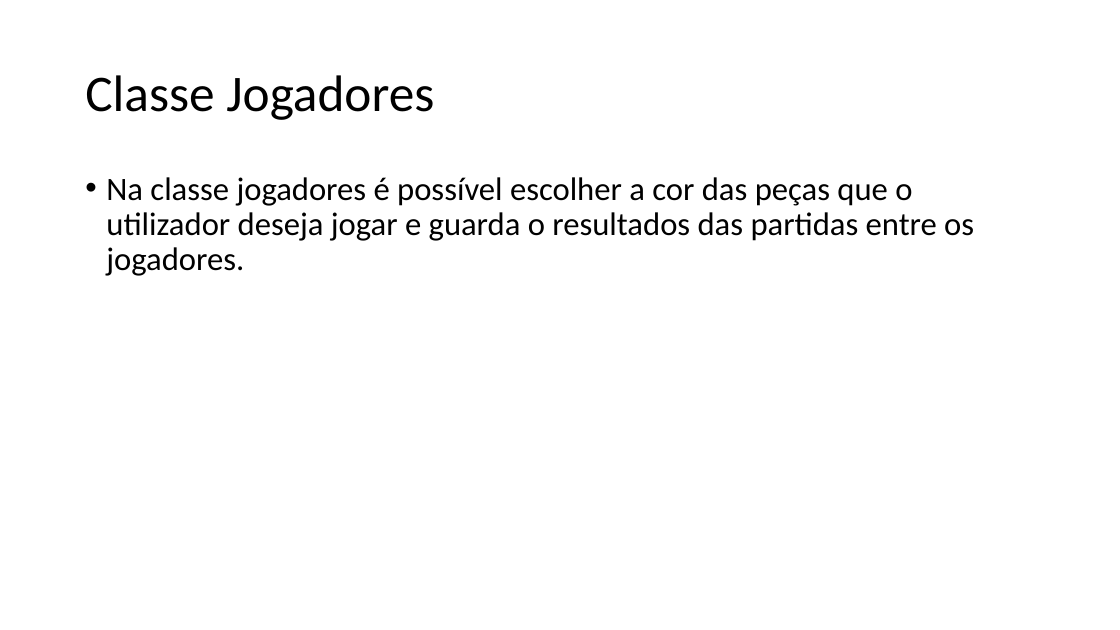
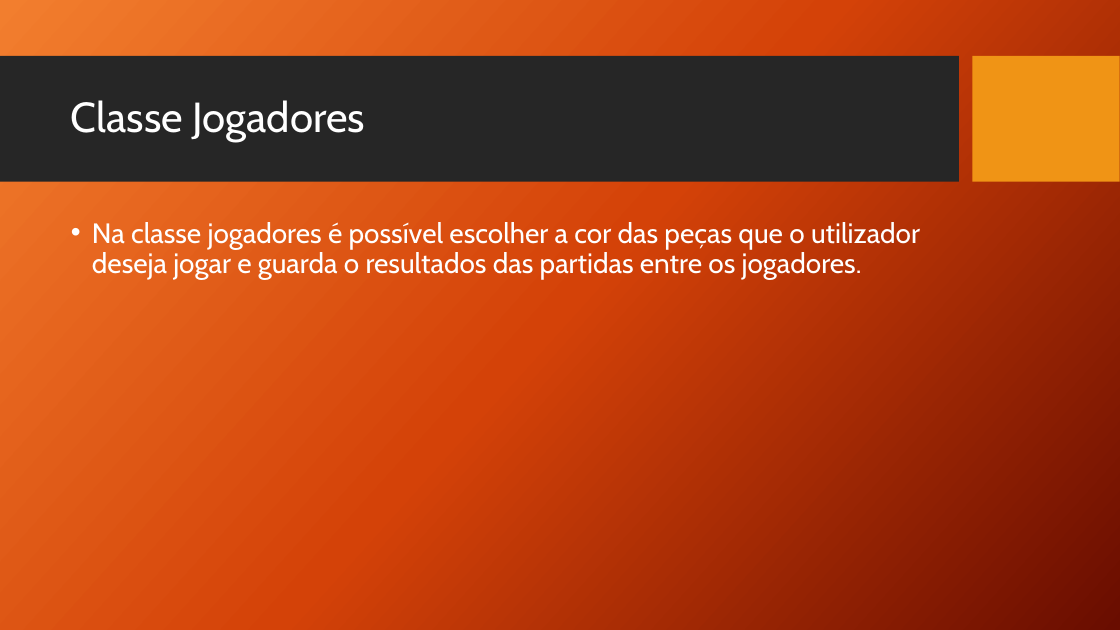
Before and after one commit to wolfmanPires/LDP, a slide deck: slide 6 of Damas.pptx (slide 4 before the commit). Drawn at 1120x630 pixels with LibreOffice and Linux fonts; fonts in the diff are those of the drawing; background and template pictures are left out. Boxes give left, top, right and bottom in pixels: in the first picture for what was removed or moved away, otherwise in the second. Text is boxed around its words. In the diff, an @@ line names an element or a change of style, - is before the commit and + after.

```diff
--- a/Damas.pptx
+++ b/Damas.pptx
@@ background #FFFFFF to picture (left out) @@
@@ rectangle added at bbox=[0, 56, 959, 182], fill #262626 @@
@@ rectangle added at bbox=[973, 56, 1120, 182], fill #F09415 @@
@@ title "Classe Jogadores": place and size @@
-title "Classe Jogadores" at bbox=[85, 75, 434, 120]
+title "Classe Jogadores" at bbox=[71, 100, 366, 142]
@@ title "Classe Jogadores" at bbox=[71, 100, 366, 142]: size 44 to 36 pt, font Calibri to Cabin, text colour #000000 to #FFFFFF @@
@@ text "Na classe jogadores é possível ...": place and size @@
-text "Na classe jogadores é possível ..." at bbox=[106, 177, 974, 276]
+text "Na classe jogadores é possível ..." at bbox=[92, 222, 920, 279]
@@ text "Na classe jogadores é possível ..." at bbox=[92, 222, 920, 279]: size 28 to 24 pt, font Calibri to Cabin, text colour #000000 to #FFFFFF @@
```
Also in this commit, not shown: 5 other slides changed, 2 slides added.
